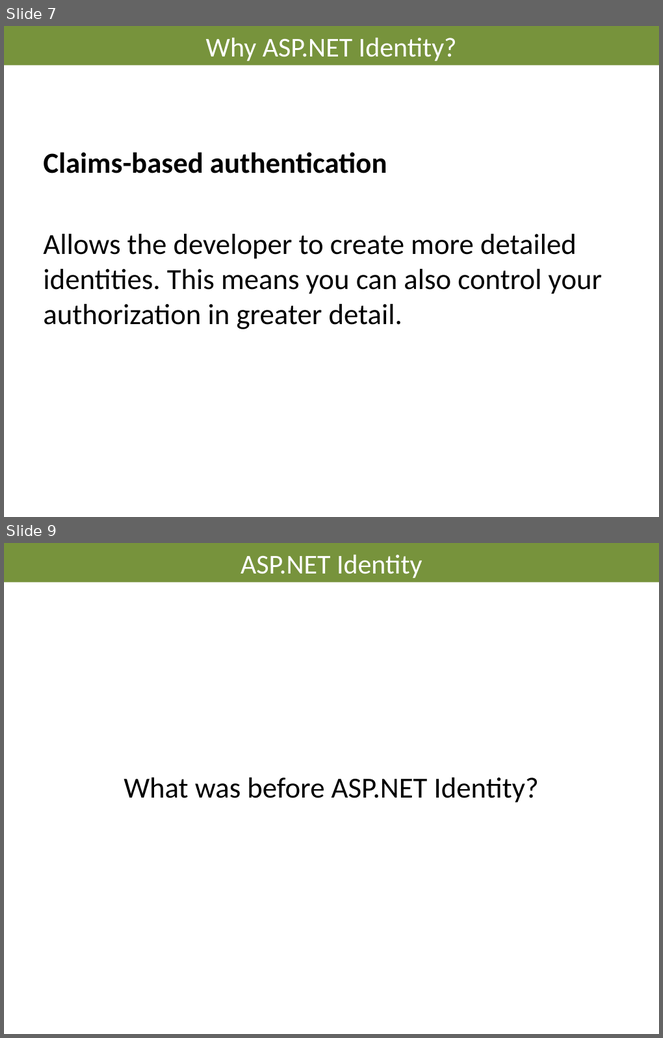
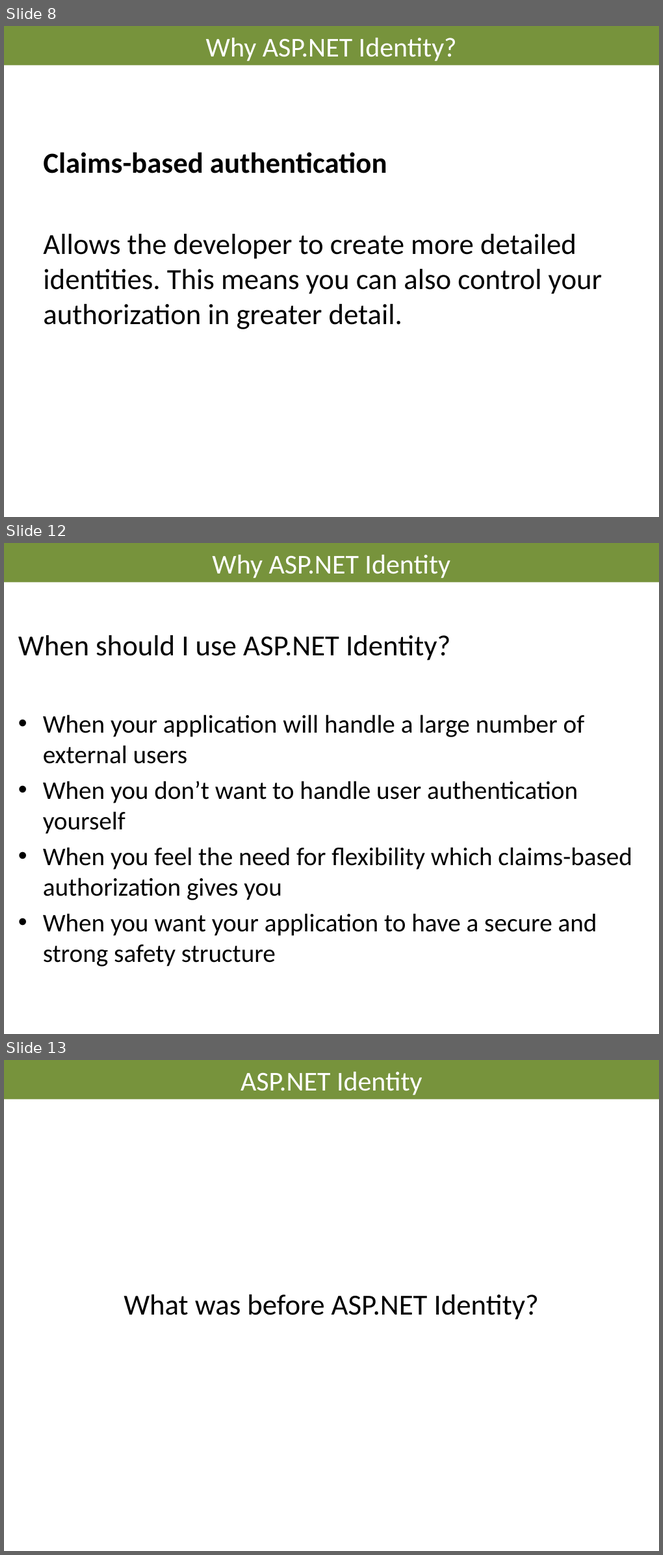
Before and after one commit to AndreasElffors/IdentityTemplate, a slide deck: Documents/Identity-Introduction.pptx. Shown one above the other, each under a label of ours: slides 7 and 9 before the commit, slides 8, 12 and 13 after it; the slides between them are not shown. The pictures are 663x1038 and 663x1555 pixels, drawn with LibreOffice and Linux fonts; fonts in the diff are those of the drawing; background and template pictures are left out. Boxes give left, top, right and bottom in pixels: in the first picture for what was removed or moved away, otherwise in the second. Text is boxed around its words. In the diff, an @@ line names an element or a change of style, - is before the commit and + after.

```diff
--- a/Documents/Identity-Introduction.pptx
+++ b/Documents/Identity-Introduction.pptx
@@ slide 12 added at <box>4,543,659,1034</box>, background #FFFFFF @@
@@ title added at <box>4,543,659,582</box>, fill #77933C, 30 pt, text #FFFFFF @@
+Why ASP.NET Identity
@@ text added at <box>18,635,633,936</box>, 28 pt, text #000000 @@
+When should I use ASP.NET Identity?
+• When your application will handle a large number of external users
+• When you don’t want to handle user authentication yourself
+• When you feel the need for flexibility which claims-based authorization gives you
+• When you want your application to have a secure and strong safety structure
@@ what was slide 7 is now slide 8 @@
@@ what was slide 9 is now slide 13 @@
```
Also in this commit, not shown: 8 slides changed, 5 other slides added, 1 slide removed.
